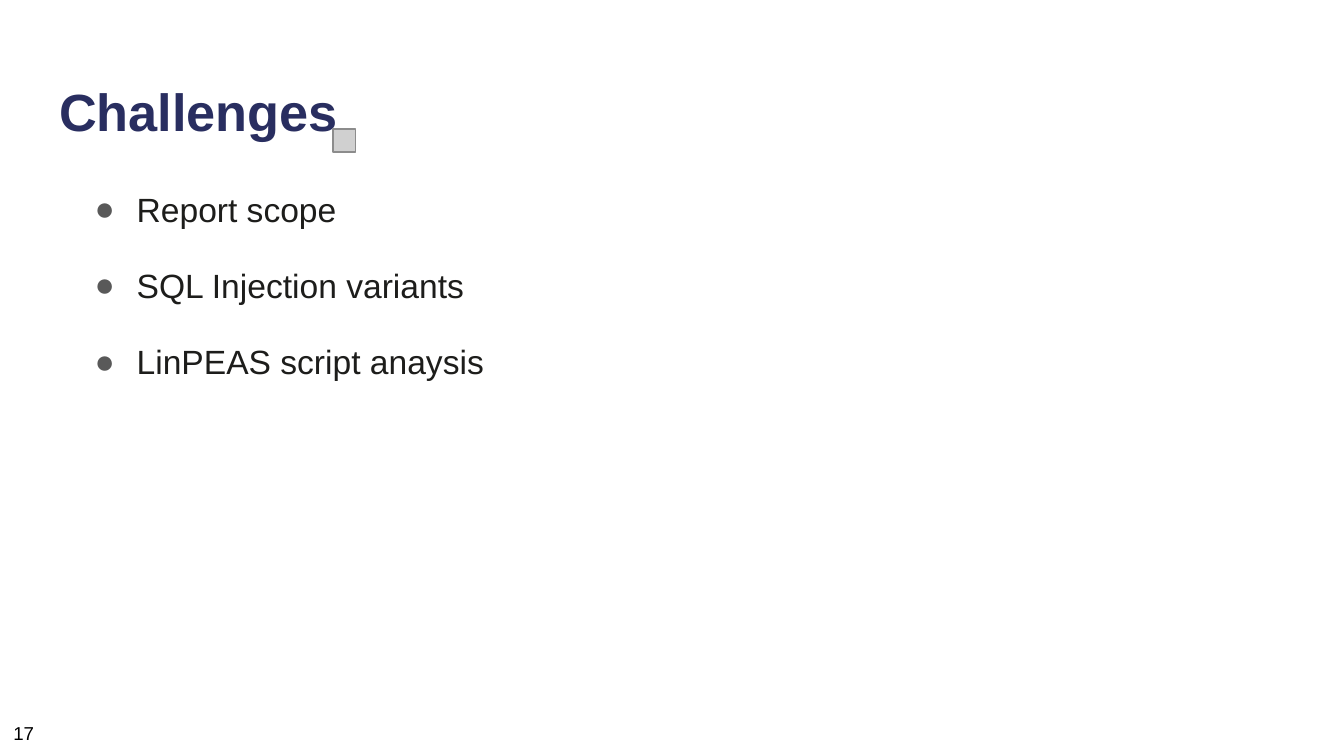
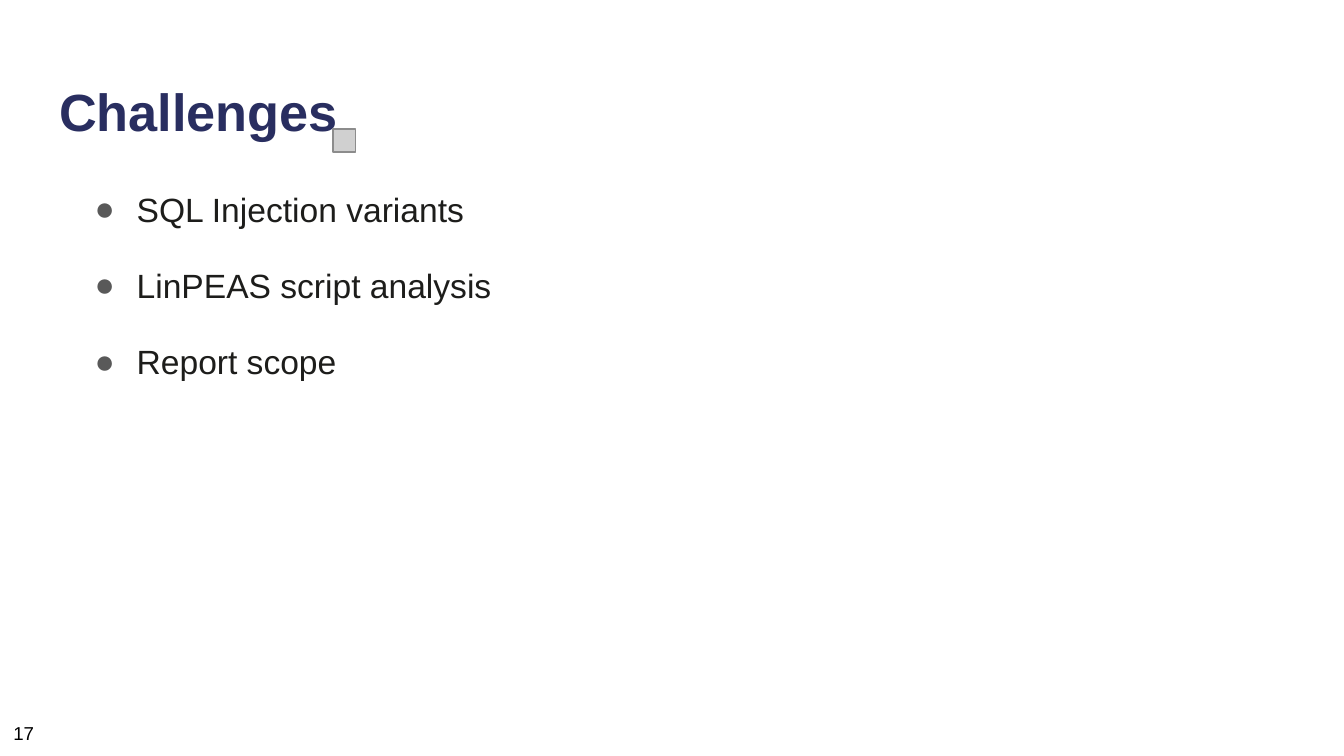
Before and after one commit to neubert-simon/auv-final-report, a slide deck: slide 54 of Final Presentation/ICS_Praesentationsfolien.pptx (slide 62 before the commit). Drawn at 1344x756 pixels with LibreOffice and Linux fonts; fonts in the diff are those of the drawing; grey boxes stand for pictures. Boxes give left, top, right and bottom in pixels: in the first picture for what was removed or moved away, otherwise in the second. Text is boxed around its words. In the diff, an @@ line names an element or a change of style, - is before the commit and + after.

Commit message:
Finished Draft for presentation

```diff
--- a/Final Presentation/ICS_Praesentationsfolien.pptx
+++ b/Final Presentation/ICS_Praesentationsfolien.pptx
@@ text at (137,197,491,304): paragraphs added @@
+● SQL Injection variants
+● LinPEAS script analysis
@@ text at (137,273,484,380): paragraphs removed @@
-● SQL Injection variants
-● LinPEAS script anaysis
```
Also in this commit, not shown: 12 other slides changed, 5 slides added, 10 slides removed.
